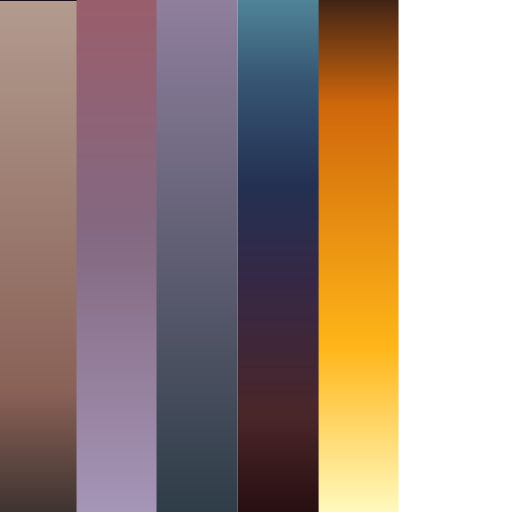
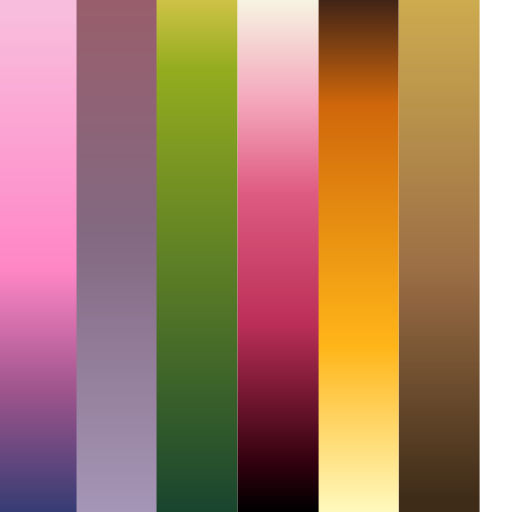
Before/after of a 512x512 layered artwork. What changed in the layer stack:
pixels changed over [0, 0, 480, 512] (layer not identified)
